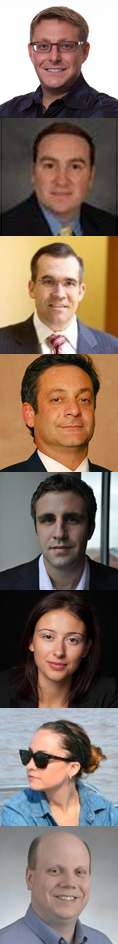
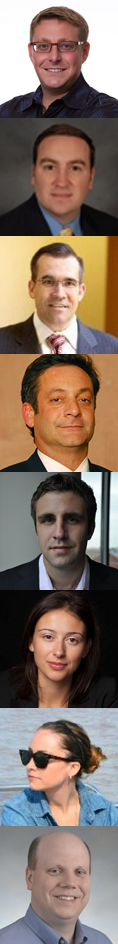
Before/after of a (118, 944) layered artwork. What changed in the layer stack:
added layer "Layer 9" above "Layer 8" over box(0, 118, 118, 236)
